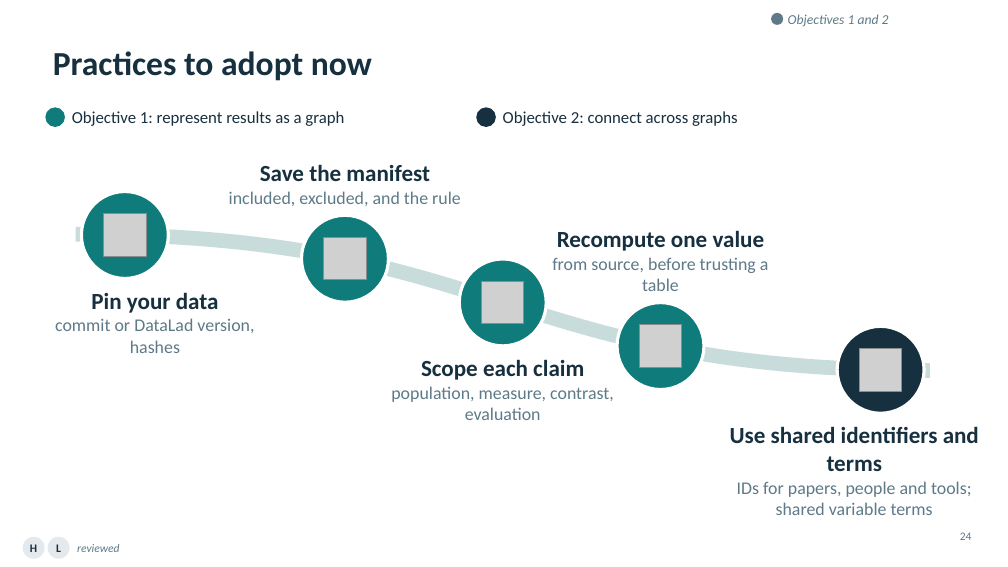
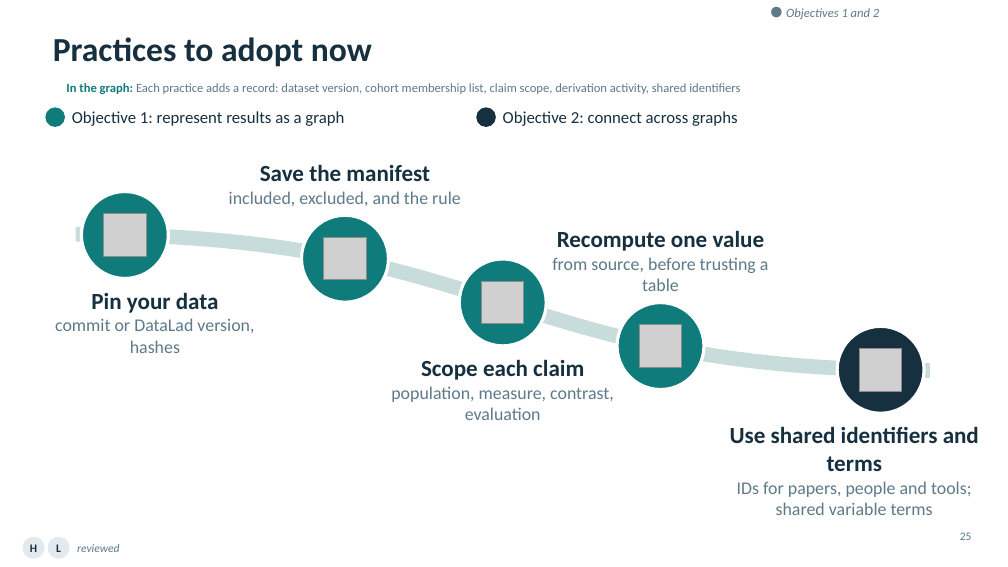
Before and after one commit to ReproNim/llm-workshop-kg, a slide deck: slide 25 of slides/Knowledge_Graphs_Skills_Neuroimaging_v4.pptx (slide 24 before the commit). Drawn at 1008x567 pixels with LibreOffice and Linux fonts; fonts in the diff are those of the drawing; grey boxes stand for pictures; background and template pictures are left out. Boxes give left, top, right and bottom in pixels: in the first picture for what was removed or moved away, otherwise in the second. Text is boxed around its words. In the diff, an @@ line names an element or a change of style, - is before the commit and + after.

```diff
--- a/slides/Knowledge_Graphs_Skills_Neuroimaging_v4.pptx
+++ b/slides/Knowledge_Graphs_Skills_Neuroimaging_v4.pptx
@@ title "Practices to adopt now": place and size @@
-title "Practices to adopt now" at bbox=[53, 51, 372, 81]
+title "Practices to adopt now" at bbox=[53, 37, 372, 67]
@@ ellipse: place and size @@
-ellipse at bbox=[771, 13, 783, 25]
+ellipse at bbox=[771, 7, 782, 17]
@@ text "Objectives 1 and 2" at bbox=[786, 8, 879, 19]: size 13 to 12 pt @@
@@ text added at bbox=[66, 83, 740, 94], 12 pt, text #5E7A88 @@
+In the graph: Each practice adds a record: dataset version, cohort membership list, claim scope, derivation activity, shared identifiers
@@ page number at bbox=[960, 532, 972, 540]: text changed @@
-24
+25
```
Also in this commit, not shown: 20 other slides changed, 3 slides added, 2 slides removed, 2 other files.
